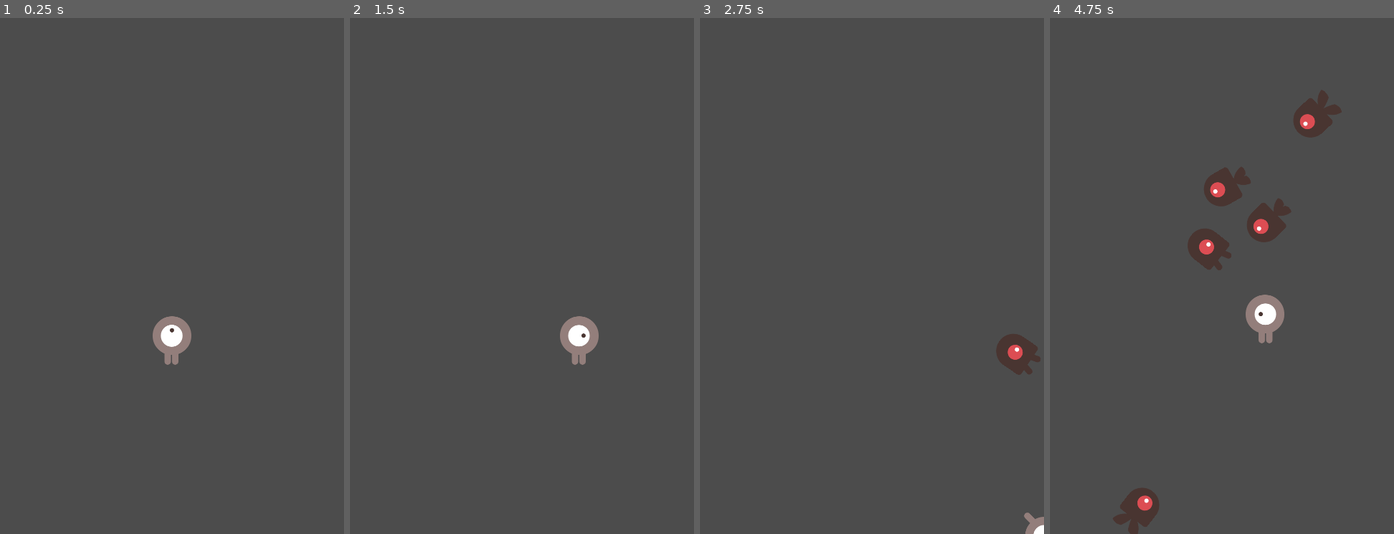
Above: before the commit, frames 1-4 (left to right).
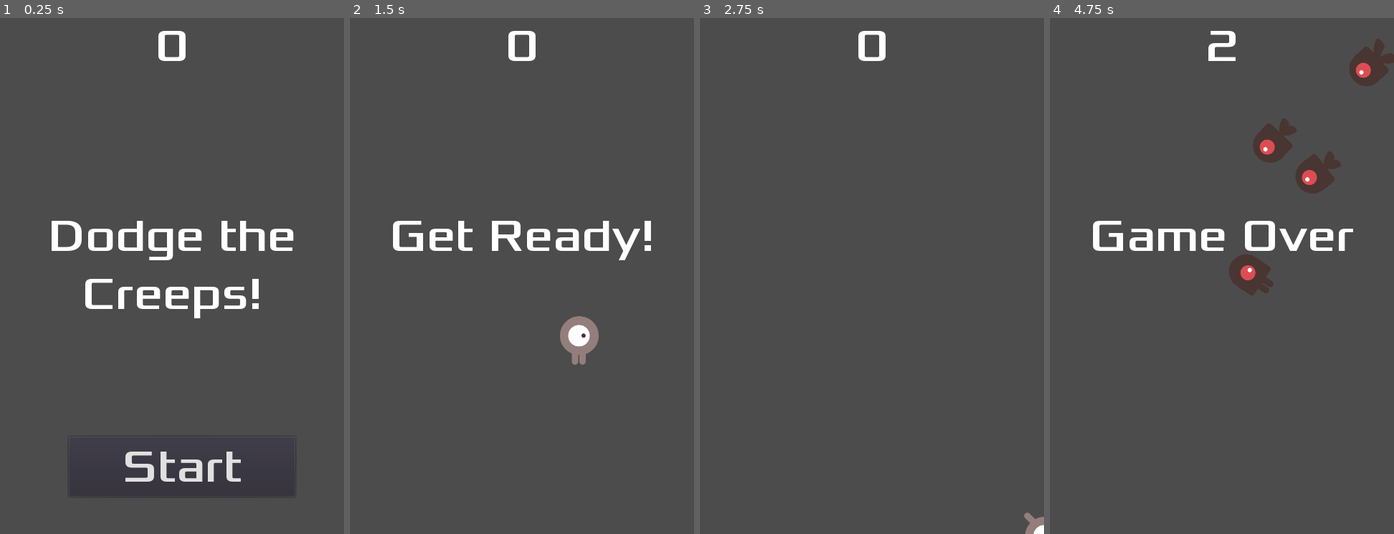
Above: after the commit, the same moments.

Repository: stevenferrer/dodge-the-creeps
Game: Godot game, scene res://Main.tscn
The game is run twice, just before and just after one commit, with the same random seed, the same clock (stepped at 60 frames per second) and the same inputs.
Inputs (mouse positions are in pixels of both pictures, inside the frame that each line leads up to):
- Up to frame 1 (0.25 s): no input
- Up to frame 2 (1.5 s): click (532, 466) at 0.5 s, where only the run after the commit has a clickable "Start"; tap Enter at 1.25 s; hold Right (move_right) from 1.28 s (still down)
- Up to frame 3 (2.75 s): release Right (move_right) at 2.03 s; hold Down (move_down) from 2.03 s (still down)
- Up to frame 4 (4.75 s): release Down (move_down) at 2.78 s; hold Right (move_right) 2.78-3.53 s; hold Up (move_up) 3.53-4.28 s; hold Left (move_left) from 4.28 s (still down)

The runs differ from the first frame. In frame 1, 4.8% of the frame differs, in the area x 15-86%, y 2-93%; in frame 2, 2.1%; in frame 3, 1.0%; in frame 4, 8.4%, in the area x 12-100%, y 2-100%.

Commit message:
Added the HUD

Diff:
--- /dev/null
+++ b/HUD.gd
@@ -0,0 +1,32 @@
+extends CanvasLayer
+
+signal start_game
+
+func show_message(text):
+	$Message.text = text
+	$Message.show()
+	$MessageTimer.start()
+
+
+func show_game_over():
+	show_message("Game Over")
+
+	yield($MessageTimer, "timeout")
+
+	$Message.text = "Dodge the Creeps!"
+	$Message.show()
+
+	yield(get_tree().create_timer(1), "timeout")
+	$StartButton.show()
+
+func update_score(score):
+	$ScoreLabel.text = str(score)
+
+
+func _on_MessageTimer_timeout():
+	$Message.hide()
+
+
+func _on_StartButton_pressed():
+	$StartButton.hide()
+	emit_signal("start_game")
--- /dev/null
+++ b/HUD.tscn
@@ -0,0 +1,59 @@
+[gd_scene load_steps=6 format=2]
+
+[ext_resource path="res://fonts/Xolonium-Regular.ttf" type="DynamicFontData" id=1]
+[ext_resource path="res://HUD.gd" type="Script" id=2]
+
+[sub_resource type="DynamicFont" id=1]
+size = 64
+font_data = ExtResource( 1 )
+
+[sub_resource type="DynamicFont" id=2]
+size = 64
+font_data = ExtResource( 1 )
+
+[sub_resource type="DynamicFont" id=3]
+size = 64
+font_data = ExtResource( 1 )
+
+[node name="HUD" type="CanvasLayer"]
+script = ExtResource( 2 )
+
+[node name="ScoreLabel" type="Label" parent="."]
+anchor_left = 0.5
+anchor_right = 0.5
+margin_left = -240.0
+margin_right = 240.0
+margin_bottom = 78.0
+custom_fonts/font = SubResource( 1 )
+text = "0"
+align = 1
+
+[node name="Message" type="Label" parent="."]
+anchor_top = 0.5
+anchor_right = 1.0
+anchor_bottom = 0.5
+margin_top = -95.0
+margin_bottom = 64.0
+custom_fonts/font = SubResource( 2 )
+text = "Dodge the Creeps!"
+align = 1
+autowrap = true
+
+[node name="StartButton" type="Button" parent="."]
+anchor_left = 0.5
+anchor_top = 1.0
+anchor_right = 0.5
+anchor_bottom = 1.0
+margin_left = -144.0
+margin_top = -136.0
+margin_right = 172.0
+margin_bottom = -52.0
+custom_fonts/font = SubResource( 3 )
+text = "Start"
+
+[node name="MessageTimer" type="Timer" parent="."]
+wait_time = 2.0
+one_shot = true
+
+[connection signal="pressed" from="StartButton" to="." method="_on_StartButton_pressed"]
+[connection signal="timeout" from="MessageTimer" to="." method="_on_MessageTimer_timeout"]
--- a/Main.gd
+++ b/Main.gd
@@ -6,17 +6,24 @@
 
 func _ready():
 	randomize()
-	new_game()
 
 
 func game_over():
 	$ScoreTimer.stop()
 	$MobTimer.stop()
 
+	$HUD.show_game_over()
+
 func new_game():
 	score = 0
+
+	get_tree().call_group("mobs", "queue_free")
+
 	$Player.start($StartPosition.position)
 	$StartTimer.start()
+
+	$HUD.update_score(score)
+	$HUD.show_message("Get Ready!")
 
 
 func _on_MobTimer_timeout():
@@ -40,6 +47,7 @@
 
 func _on_ScoreTimer_timeout():
 	score += 1
+	$HUD.update_score(score)
 
 
 func _on_StartTimer_timeout():
--- a/Main.tscn
+++ b/Main.tscn
@@ -1,8 +1,9 @@
-[gd_scene load_steps=5 format=2]
+[gd_scene load_steps=6 format=2]
 
 [ext_resource path="res://Player.tscn" type="PackedScene" id=1]
 [ext_resource path="res://Main.gd" type="Script" id=2]
 [ext_resource path="res://Mob.tscn" type="PackedScene" id=3]
+[ext_resource path="res://HUD.tscn" type="PackedScene" id=4]
 
 [sub_resource type="Curve2D" id=1]
 _data = {
@@ -34,7 +35,10 @@
 
 [node name="MobSpawnLocation" type="PathFollow2D" parent="MobPath"]
 
+[node name="HUD" parent="." instance=ExtResource( 4 )]
+
 [connection signal="hit" from="Player" to="." method="game_over"]
 [connection signal="timeout" from="MobTimer" to="." method="_on_MobTimer_timeout"]
 [connection signal="timeout" from="ScoreTimer" to="." method="_on_ScoreTimer_timeout"]
 [connection signal="timeout" from="StartTimer" to="." method="_on_StartTimer_timeout"]
+[connection signal="start_game" from="HUD" to="." method="new_game"]
--- a/Mob.tscn
+++ b/Mob.tscn
@@ -30,7 +30,7 @@
 radius = 36.0
 height = 30.0
 
-[node name="Mob" type="RigidBody2D"]
+[node name="Mob" type="RigidBody2D" groups=["mobs"]]
 gravity_scale = 0.0
 script = ExtResource( 4 )
 __meta__ = {
@@ -41,6 +41,7 @@
 scale = Vector2( 0.5, 0.5 )
 frames = SubResource( 1 )
 animation = "swim"
+frame = 1
 playing = true
 
 [node name="CollisionShape2D" type="CollisionShape2D" parent="."]
